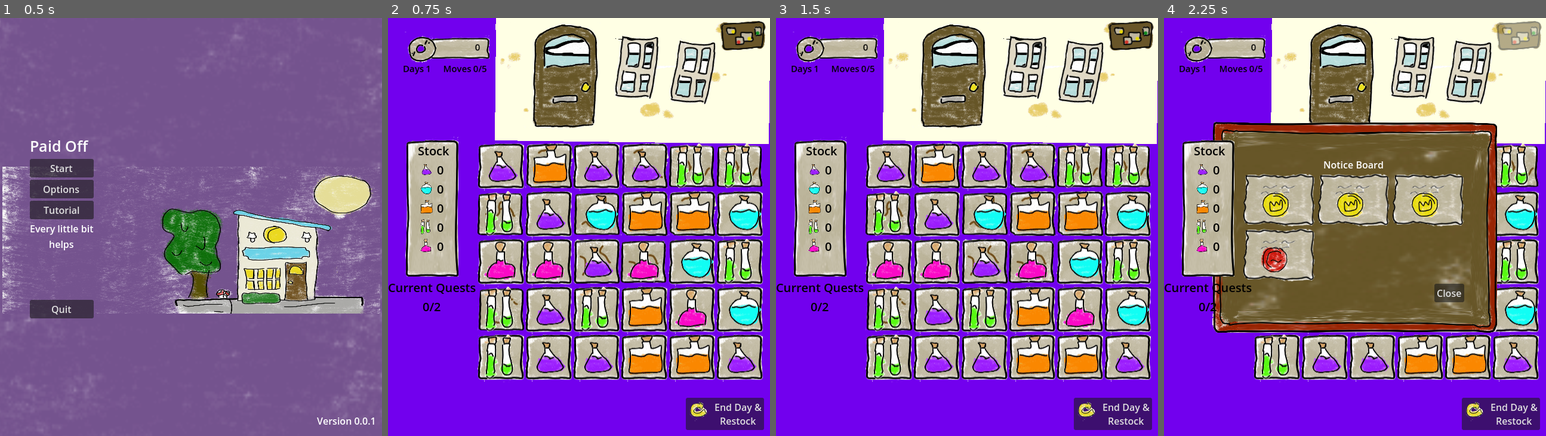
Above: before the commit, frames 1-4 (left to right).
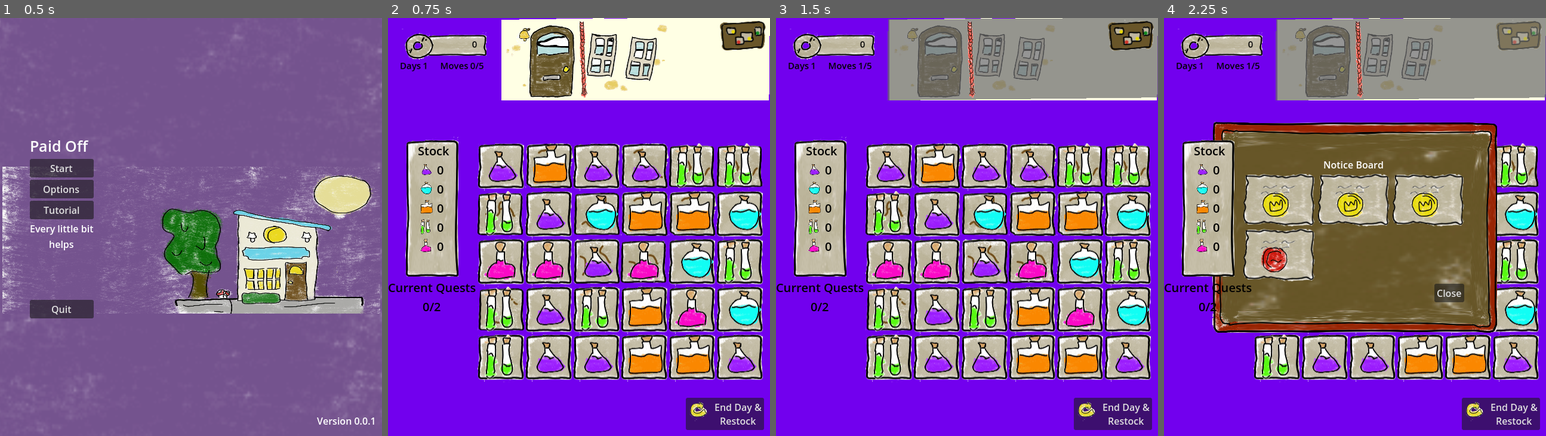
Above: after the commit, the same moments.

Repository: cncarey/PirateSoftwareJam15
Game: Godot game, scene res://Menus/main_menu.tscn
The game is run twice, just before and just after one commit, with the same random seed, the same clock (stepped at 60 frames per second) and the same inputs. The engine's default icon, where the game draws it, is replaced by a stand-in: a white triangle on a blue panel in a dark square.
Inputs (mouse positions are in pixels of both pictures, inside the frame that each line leads up to):
- Up to frame 1 (0.5 s): no input
- Up to frame 2 (0.75 s): click "Start" at 0.5 s
- Up to frame 3 (1.5 s): click (989, 72) at 1.27 s
- Up to frame 4 (2.25 s): click (1519, 34) at 2 s

Frame 1 is identical in both runs. In frame 2, 15% of the frame differs, in the area x 3-100%, y 0-31%; in frame 3, 21%; in frame 4, 19%.

Commit message:
#13 spawn investigators and give a player a way to turn the shade on and off
#13 spawn investigators and give a player a way to turn the shade on and off

Diff:
--- a/QuestManager.gd
+++ b/QuestManager.gd
@@ -40,6 +40,15 @@
 	get:
 		return maxBoardCount
 
+@export var isFrontEnabled = false:
+	set(value):
+		isFrontEnabled = value
+		#when we set up upgrade check if we ignore this
+		curTurn += 1
+		isFrontEnabled_change.emit(isFrontEnabled)
+	get:
+		return isFrontEnabled
+
 signal curTurn_changed(t)
 signal maxedOutTurnForDay()
 signal maxTurn_changed(mt)
@@ -47,10 +56,13 @@
 
 signal questMaxCount_changed(q)
 signal maxBoardCount_changed(b)
+signal isFrontEnabled_change(f)
+
 signal quests_changed(qs)
 signal QuestAccepted(q, c)
 signal QuestClosed()
 signal QuestReplaced()
+
 
 # Called when the node enters the scene tree for the first time.
 func _ready():
--- a/Scenes/MainShop.gd
+++ b/Scenes/MainShop.gd
@@ -3,6 +3,7 @@
 @onready var notice_board_button = $CanvasLayer/NoticeBoardButton
 @onready var center_container = $CanvasLayer/CenterContainer
 @onready var grid = $grid
+@onready var front_door = $FrontDoor
 
 
 var noticeBoard = preload("res://UI/notice_board.tscn")
@@ -64,3 +65,8 @@
 	onEndOfDay()
 	grid.clearBoard()
 	pass # Replace with function body.
+
+
+func onStringPulled():
+	front_door.onStringPulled()
+	pass # Replace with function body.
--- a/Scenes/MainShop.tscn
+++ b/Scenes/MainShop.tscn
@@ -7,18 +7,15 @@
 [ext_resource type="Texture2D" uid="uid://q7lgopk72l3c" path="res://Assets/alchemyArt.png" id="4_jjg36"]
 [ext_resource type="PackedScene" uid="uid://baje1fv4yqxy5" path="res://UI/notice_board_button.tscn" id="5_2w8ck"]
 [ext_resource type="PackedScene" uid="uid://cb78fq8fn1mh4" path="res://UI/quests_ui.tscn" id="7_xfug3"]
+[ext_resource type="PackedScene" uid="uid://lcdx4tcivkn8" path="res://Scenes/font_door.tscn" id="8_trp1m"]
 
 [sub_resource type="AtlasTexture" id="AtlasTexture_35eem"]
 atlas = ExtResource("4_jjg36")
 region = Rect2(843, 48, 40, 40)
 
-[sub_resource type="AtlasTexture" id="AtlasTexture_futqo"]
+[sub_resource type="AtlasTexture" id="AtlasTexture_uxwal"]
 atlas = ExtResource("4_jjg36")
-region = Rect2(960.5, 165.5, 315, 315)
-
-[sub_resource type="AtlasTexture" id="AtlasTexture_pbmwt"]
-atlas = ExtResource("4_jjg36")
-region = Rect2(400, 162, 555, 241)
+region = Rect2(351.992, 242.046, 16.5926, 128.296)
 
 [node name="MainShop" type="Node2D"]
 script = ExtResource("1_1y7xo")
@@ -49,10 +46,10 @@
 [node name="ParallaxLayer" type="ParallaxLayer" parent="CanvasLayer/ParallaxBackground"]
 
 [node name="CoinUI" parent="CanvasLayer" instance=ExtResource("3_8k7vs")]
-offset_left = 25.0
-offset_top = 20.0
-offset_right = 60.0
-offset_bottom = 55.0
+offset_left = 20.0
+offset_top = 15.0
+offset_right = 55.0
+offset_bottom = 50.0
 
 [node name="CenterContainer" type="CenterContainer" parent="CanvasLayer"]
 anchors_preset = 15
@@ -104,20 +101,17 @@
 Restock"
 icon = SubResource("AtlasTexture_35eem")
 
-[node name="Clouds" type="Sprite2D" parent="."]
-position = Vector2(432.5, 84)
-scale = Vector2(1.23492, 0.47619)
-texture = SubResource("AtlasTexture_futqo")
+[node name="TextureButton" type="TextureButton" parent="CanvasLayer"]
+offset_left = 317.8
+offset_top = 6.0
+offset_right = 393.8
+offset_bottom = 177.0
+texture_normal = SubResource("AtlasTexture_uxwal")
 
-[node name="Polygon2D" type="Polygon2D" parent="."]
-position = Vector2(-4, -2)
-color = Color(1, 1, 0.894118, 1)
-polygon = PackedVector2Array(183, 207, 642, 213, 645, 2, 185, 2, 184, 22, 337, 34, 454, 40, 451, 82, 497, 82, 499, 48, 548, 47, 534, 135, 484, 131, 498, 82, 448, 88, 438, 129, 391, 128, 403, 40, 331, 26, 347, 46, 347, 90, 261, 92, 268, 27, 185, 21)
-
-[node name="StoreEntry" type="Sprite2D" parent="."]
-position = Vector2(387, 97)
-scale = Vector2(0.75, 0.75)
-texture = SubResource("AtlasTexture_pbmwt")
+[node name="FrontDoor" parent="." instance=ExtResource("8_trp1m")]
+position = Vector2(189, 3)
+scale = Vector2(0.7, 0.7)
 
 [connection signal="OpenNoticeBoard" from="CanvasLayer/NoticeBoardButton" to="." method="openNoticeBoard"]
 [connection signal="pressed" from="CanvasLayer/MarginContainer/Restock" to="." method="_on_restock_pressed"]
+[connection signal="pressed" from="CanvasLayer/TextureButton" to="." method="onStringPulled"]
--- /dev/null
+++ b/Scenes/font_door.gd
@@ -0,0 +1,37 @@
+extends Node2D
+
+var isFrontEnabled = false
+@onready var animation_player = $AnimationPlayer
+@onready var shade = $Shade
+@onready var timer = $Timer
+
+func startInvestigator():
+	animation_player.play("investigator")
+	pass # Replace with function body.
+
+func onStringPulled():
+	QuestManager.isFrontEnabled = !QuestManager.isFrontEnabled
+	if QuestManager.isFrontEnabled:
+		#pull down the shade
+		shade.skew = 0
+		#skew -> -89.9 lerp to 9 -> 9 to -5 -> -5 to 3 -> 3 to 0
+		pass
+	else:
+		shade.skew = -89.9
+		#put up the shade back
+		pass # Replace with function body.
+
+func sendFine():
+	if QuestManager.isFrontEnabled:
+		print("the investigator left")
+		pass
+	else:
+		print("you didn't stop the investigator in time")
+
+func resetInvestigator():
+	animation_player.play("RESET")
+
+	#refactor so that if we haven't made a turn since the last investigator we
+	#will restart it after the next turn is made
+	var timeBetween = randi_range(15, 45)
+	timer.start(timeBetween)
--- /dev/null
+++ b/Scenes/font_door.tscn
@@ -0,0 +1,158 @@
+[gd_scene load_steps=15 format=3 uid="uid://lcdx4tcivkn8"]
+
+[ext_resource type="Script" path="res://Scenes/font_door.gd" id="1_f3q7x"]
+[ext_resource type="Texture2D" uid="uid://q7lgopk72l3c" path="res://Assets/alchemyArt.png" id="1_f6d6i"]
+[ext_resource type="Texture2D" uid="uid://c3a63kk836ggx" path="res://icon.svg" id="2_4pkxa"]
+
+[sub_resource type="Animation" id="Animation_u0uev"]
+length = 0.001
+tracks/0/type = "value"
+tracks/0/imported = false
+tracks/0/enabled = true
+tracks/0/path = NodePath("Icon:position")
+tracks/0/interp = 1
+tracks/0/loop_wrap = true
+tracks/0/keys = {
+"times": PackedFloat32Array(0),
+"transitions": PackedFloat32Array(1),
+"update": 0,
+"values": [Vector2(403, 115)]
+}
+
+[sub_resource type="Animation" id="Animation_15605"]
+resource_name = "investigator"
+length = 32.0
+tracks/0/type = "value"
+tracks/0/imported = false
+tracks/0/enabled = true
+tracks/0/path = NodePath("Icon:position")
+tracks/0/interp = 1
+tracks/0/loop_wrap = true
+tracks/0/keys = {
+"times": PackedFloat32Array(0, 7.9, 10.1, 18.1, 20.1, 28, 29, 30),
+"transitions": PackedFloat32Array(1, 1, 1, 1, 1, 1, 1, 1),
+"update": 0,
+"values": [Vector2(403, 115), Vector2(338, 115), Vector2(338, 115), Vector2(245, 115), Vector2(245, 115), Vector2(120, 115), Vector2(120, 115), Vector2(120, 103)]
+}
+tracks/1/type = "method"
+tracks/1/imported = false
+tracks/1/enabled = true
+tracks/1/path = NodePath(".")
+tracks/1/interp = 1
+tracks/1/loop_wrap = true
+tracks/1/keys = {
+"times": PackedFloat32Array(30, 32),
+"transitions": PackedFloat32Array(1, 1),
+"values": [{
+"args": [],
+"method": &"sendFine"
+}, {
+"args": [],
+"method": &"resetInvestigator"
+}]
+}
+
+[sub_resource type="AnimationLibrary" id="AnimationLibrary_ih13k"]
+_data = {
+"RESET": SubResource("Animation_u0uev"),
+"investigator": SubResource("Animation_15605")
+}
+
+[sub_resource type="AtlasTexture" id="AtlasTexture_futqo"]
+atlas = ExtResource("1_f6d6i")
+region = Rect2(960.5, 165.5, 315, 315)
+
+[sub_resource type="AtlasTexture" id="AtlasTexture_pbmwt"]
+atlas = ExtResource("1_f6d6i")
+region = Rect2(400, 162, 555, 241)
+
+[sub_resource type="AtlasTexture" id="AtlasTexture_ekj7x"]
+atlas = ExtResource("1_f6d6i")
+region = Rect2(160, 400, 80, 80)
+
+[sub_resource type="AtlasTexture" id="AtlasTexture_llmow"]
+atlas = ExtResource("1_f6d6i")
+region = Rect2(160, 400, 80, 80)
+
+[sub_resource type="AtlasTexture" id="AtlasTexture_j0gct"]
+atlas = ExtResource("1_f6d6i")
+region = Rect2(240, 400, 80, 80)
+
+[sub_resource type="AtlasTexture" id="AtlasTexture_pgxtt"]
+atlas = ExtResource("1_f6d6i")
+region = Rect2(160, 400, 80, 80)
+
+[sub_resource type="AtlasTexture" id="AtlasTexture_snaan"]
+atlas = ExtResource("1_f6d6i")
+region = Rect2(320, 400, 80, 80)
+
+[sub_resource type="SpriteFrames" id="SpriteFrames_gmdna"]
+animations = [{
+"frames": [{
+"duration": 1.0,
+"texture": SubResource("AtlasTexture_ekj7x")
+}],
+"loop": true,
+"name": &"default",
+"speed": 5.0
+}, {
+"frames": [{
+"duration": 1.0,
+"texture": SubResource("AtlasTexture_llmow")
+}, {
+"duration": 1.0,
+"texture": SubResource("AtlasTexture_j0gct")
+}, {
+"duration": 1.0,
+"texture": SubResource("AtlasTexture_pgxtt")
+}, {
+"duration": 1.0,
+"texture": SubResource("AtlasTexture_snaan")
+}],
+"loop": true,
+"name": &"ring",
+"speed": 8.0
+}]
+
+[node name="FontDoor" type="Node2D"]
+script = ExtResource("1_f3q7x")
+
+[node name="AnimationPlayer" type="AnimationPlayer" parent="."]
+libraries = {
+"": SubResource("AnimationLibrary_ih13k")
+}
+
+[node name="Clouds" type="Sprite2D" parent="."]
+position = Vector2(257.625, 86.375)
+scale = Vector2(1.23492, 0.47619)
+texture = SubResource("AtlasTexture_futqo")
+
+[node name="Icon" type="Sprite2D" parent="."]
+position = Vector2(403, 115)
+scale = Vector2(0.328125, 1)
+texture = ExtResource("2_4pkxa")
+
+[node name="Wall" type="Polygon2D" parent="."]
+color = Color(1, 1, 0.894118, 1)
+polygon = PackedVector2Array(1, 0, 1, 193, 116, 193, 117, 86, 87, 82, 89, 41, 137, 26, 165, 46, 164, 77, 118, 83, 116, 193, 642, 193, 644, -4, 341, -4, 343, 47, 371, 47, 357, 141, 304, 137, 320, 42, 346, 48, 350, -4, 240, -3, 244, 42, 275, 42, 263, 129, 210, 129, 222, 40, 244, 41, 247, -4)
+
+[node name="StoreEntry" type="Sprite2D" parent="."]
+position = Vector2(212.125, 99.375)
+scale = Vector2(0.75, 0.75)
+texture = SubResource("AtlasTexture_pbmwt")
+
+[node name="Bell" type="AnimatedSprite2D" parent="."]
+position = Vector2(57, 37)
+scale = Vector2(0.5, 0.5)
+sprite_frames = SubResource("SpriteFrames_gmdna")
+
+[node name="Shade" type="Polygon2D" parent="."]
+skew = -1.56905
+color = Color(0.419608, 0.419608, 0.419608, 0.713726)
+polygon = PackedVector2Array(-2, -1, -3, 193, 644, 186, 647, -5)
+
+[node name="Timer" type="Timer" parent="."]
+wait_time = 15.0
+autostart = true
+
+[connection signal="timeout" from="Timer" to="." method="startInvestigator"]
--- a/Scenes/grid.gd
+++ b/Scenes/grid.gd
@@ -158,7 +158,7 @@
 			swapPotions(start.x, start.y, Vector2(0,-1))
 
 func _process(delta):
-	if curState == moving:
+	if curState == moving && !QuestManager.isFrontEnabled:
 		isTouched()
 
 func findMatches():
